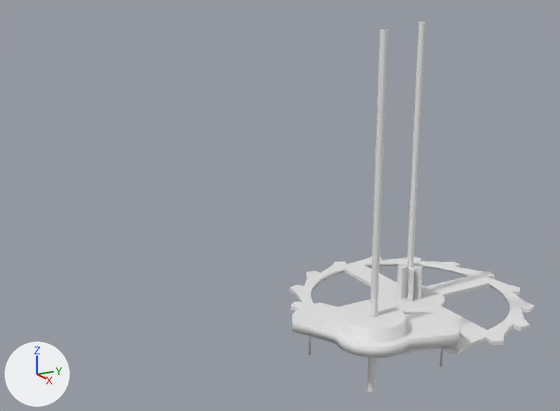
A saved change to the Blender file assets/models/clock.blend.
One viewpoint serves both versions: a 50 mm lens placed at (9.33, -7.63, 5.57), pointed at (-1.11, -1.8, 2.14). Arrows for +X, +Y and +Z are at lower left; the lights stay in place.

Names of what the first picture shows: 'anchor', 'escape_wheel', 'pin.000', 'pin.001'.
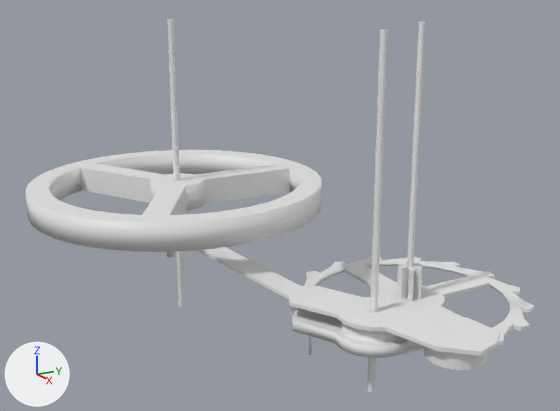
Location of each change, (x1, y1, x2, y2) in pixels of the pictures (560 x 411 px):
```json
{"object": "pendulum", "change": "added", "after": [25, 150, 321, 257]}
{"object": "anchor", "change": "reshaped, turned", "before": [292, 303, 461, 367], "after": [196, 247, 500, 370]}
{"object": "pin.002", "change": "added", "after": [167, 19, 184, 306]}
{"part": 1, "of": "me_anchor", "change": "added", "after": [424, 346, 488, 370]}
{"part": 2, "of": "me_anchor", "change": "built on", "before": [343, 303, 406, 329], "after": [196, 247, 500, 356]}
```

The change, as JSON lines over the scene's bpy script:
```json
{"block": "me_anchor", "where": "# used by ob_anchor; location = (1.33, -1.69, 0.79); rotation_euler = (0.0, 0.0, -0.312), in degrees (0, 0, -18); scale = (0.548, 0.548, 0.548)"}
{"op": "remove", "block": "me_anchor", "code": "me_anchor.from_pydata(...)  # 110 vertices, 116 faces; spans x -1.89..1.0, y -1.89..2.27, z -0.93..0.67"}
{"op": "add", "block": "me_anchor", "code": "me_anchor.from_pydata(...)  # 256 vertices, 239 faces; spans x -5.47..2.57, y -5.47..2.57, z -0.93..1.66"}
{"block": "me_anchor", "change": "me_anchor part 1: a new loose piece of 72 vertices spanning x 0.82..2.3, y 0.81..2.28, z 0.13..0.7"}
{"block": "me_anchor", "change": "me_anchor part 2"}
{"block": "me_anchor", "change": "1 vertex is removed from x 0.0, y 0.0, z 0.67"}
{"block": "me_anchor", "change": "16 faces are deleted"}
{"block": "me_anchor", "change": "45 vertices are added at x -5.47..2.57, y -5.47..2.57, z 0.67..1.55"}
{"block": "me_anchor", "change": "30 new vertices lie (0.0, 0.0, 0.11) away from vertices in x -5.47..2.57, y -5.47..2.57, z 0.67..1.55"}
{"block": "me_anchor", "change": "90 new faces join them"}
{"op": "add", "block": "me_pendulum", "code": ["me_pendulum = bpy.data.meshes.new('pendulum')", "me_pendulum.from_pydata(...)  # 200 vertices, 214 faces; spans x -2.47..2.47, y -2.47..2.48, z -0.61..0.43"]}
{"op": "set", "path": "ob_anchor.rotation_euler", "old": "(0.0, 0.0, -0.312)", "new": "(0.0, 0.0, -0.318)", "note": "degrees (0, 0, -18)"}
{"op": "add", "block": "ob_pendulum", "code": ["ob_pendulum = bpy.data.objects.new('pendulum', me_pendulum)", "ob_pendulum.location = (-2.81, -2.87, 1.88)", "ob_pendulum.rotation_euler = (0.0, 0.0, -1.052)  # degrees (0, 0, -60)"]}
{"op": "add", "block": "ob_pin_002", "code": ["ob_pin_002 = bpy.data.objects.new('pin.002', me_pin_000.copy())  # the mesh of ob_pin_000", "ob_pin_002.location = (-2.8, -2.88, 2.5)", "ob_pin_002.scale = (0.0522, 0.0522, 2.5)"]}
```
